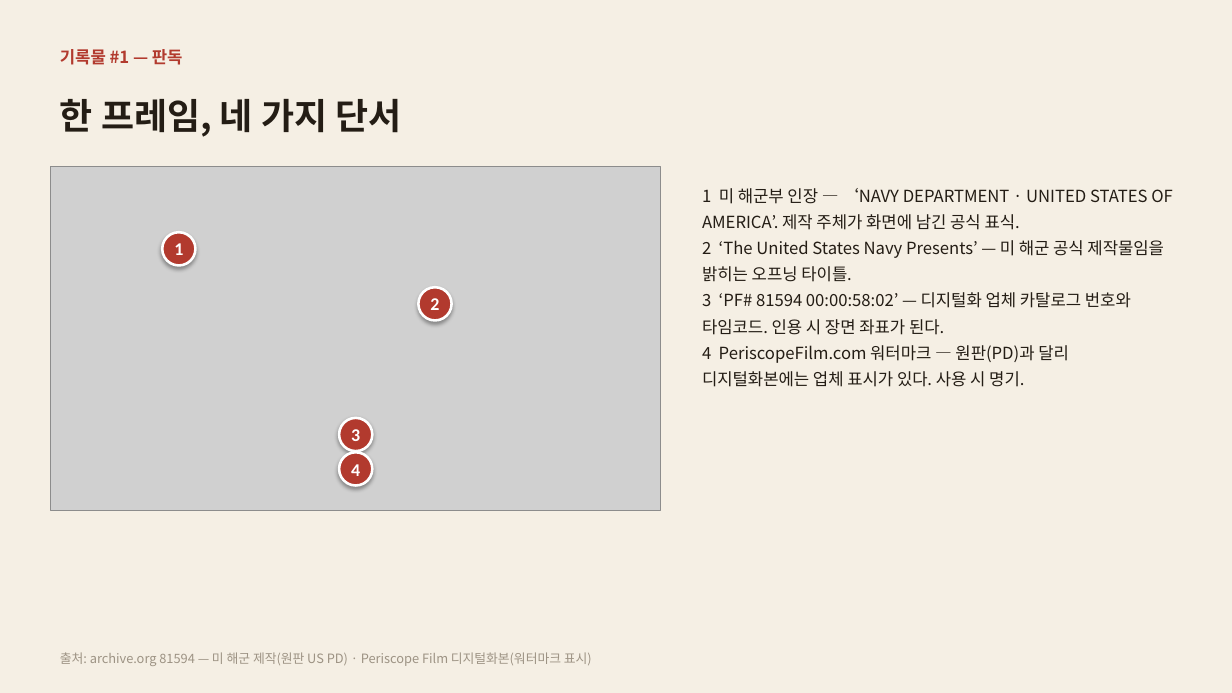
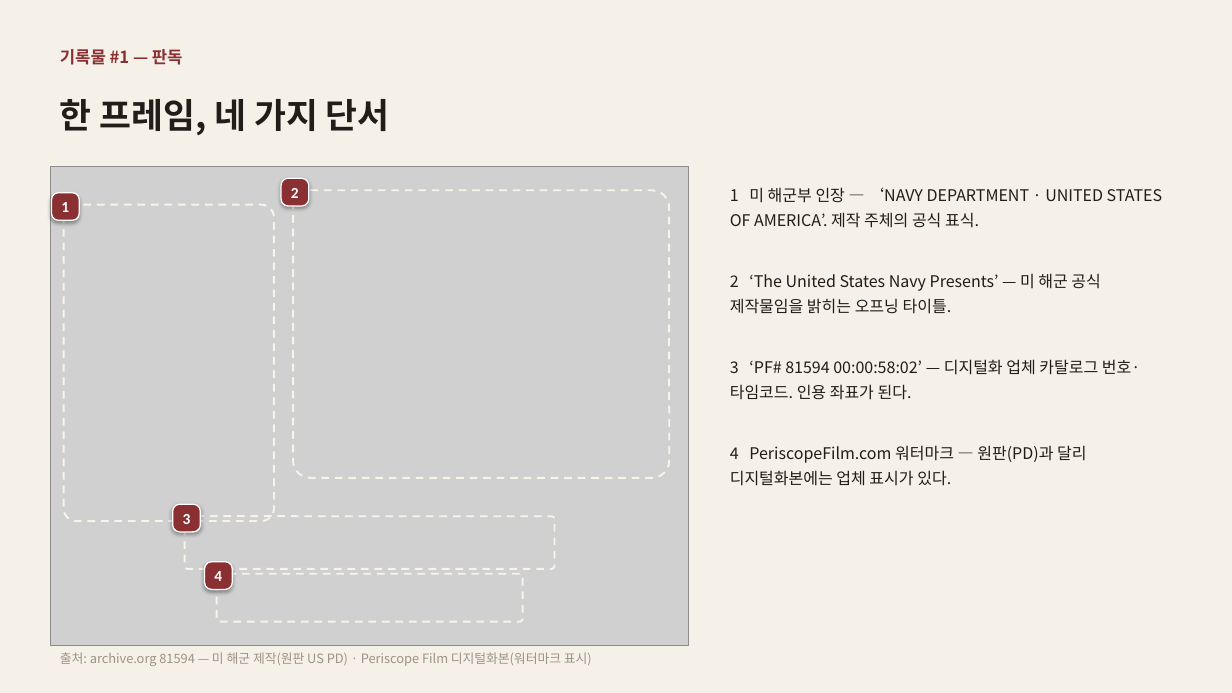
Before and after one commit to changgi/korea-archive-marketplace, a slide deck: slide 3 of docs/pptx/chosin_annotate_1950.pptx. Drawn at 1232x693 pixels with LibreOffice and Linux fonts; fonts in the diff are those of the drawing; grey boxes stand for pictures. Boxes give left, top, right and bottom in pixels: in the first picture for what was removed or moved away, otherwise in the second. Text is boxed around its words. In the diff, an @@ line names an element or a change of style, - is before the commit and + after.

```diff
--- a/docs/pptx/chosin_annotate_1950.pptx
+++ b/docs/pptx/chosin_annotate_1950.pptx
@@ background #F5EFE4 to #F5F1E8 @@
@@ text "기록물 #1 — 판독" at [60, 49, 183, 65]: text colour #B23A2E to #8A3033 @@
@@ text "한 프레임, 네 가지 단서" at [60, 99, 390, 135]: size 28 to 27 pt, text colour #241D15 to #211D18 @@
@@ picture: place and size @@
-picture at [51, 166, 661, 510]
+picture at [51, 166, 689, 646]
@@ rounded rectangle "2": place and size @@
-rounded rectangle "2" at [419, 287, 452, 321]
+rounded rectangle "2" at [281, 178, 309, 206]
@@ text "1 미 해군부 인장 — ...": place and size @@
-text "1 미 해군부 인장 — ..." at [702, 188, 1173, 387]
+text "1 미 해군부 인장 — ..." at [730, 187, 1162, 486]
@@ rounded rectangle "1": place and size @@
-rounded rectangle "1" at [163, 232, 196, 265]
+rounded rectangle "1" at [52, 193, 79, 221]
@@ rounded rectangle added at [64, 205, 274, 521], outline #F8F4EA 1.5 pt dashed @@
@@ rounded rectangle added at [293, 190, 669, 478], outline #F8F4EA 1.5 pt dashed @@
@@ text at [730, 187, 1162, 228]: text changed; size 13 to 12.5 pt; text colour #241D15 to #211D18 @@
-1 미 해군부 인장 — ‘NAVY DEPARTMENT · UNITED STATES OF AMERICA’. 제작 주체가 화면에 남긴 공식 표식.
+1 미 해군부 인장 — ‘NAVY DEPARTMENT · UNITED STATES OF AMERICA’. 제작 주체의 공식 표식.
@@ text at [730, 273, 1100, 314]: size 13 to 12.5 pt, text colour #241D15 to #211D18 in "2 ‘The United States Navy Presents’ — ..." @@
@@ text at [730, 359, 1141, 486]: text changed; size 13 to 12.5 pt; text colour #241D15 to #211D18 @@
-3 ‘PF# 81594 00:00:58:02’ — 디지털화 업체 카탈로그 번호와 타임코드. 인용 시 장면 좌표가 된다.
-4 PeriscopeFilm.com 워터마크 — 원판(PD)과 달리 디지털화본에는 업체 표시가 있다. 사용 시 명기.
+3 ‘PF# 81594 00:00:58:02’ — 디지털화 업체 카탈로그 번호·타임코드. 인용 좌표가 된다.
+4 PeriscopeFilm.com 워터마크 — 원판(PD)과 달리 디지털화본에는 업체 표시가 있다.
@@ rounded rectangle "3": place and size @@
-rounded rectangle "3" at [339, 418, 372, 451]
+rounded rectangle "3" at [173, 505, 201, 532]
@@ rounded rectangle added at [185, 517, 555, 569], outline #F8F4EA 1.5 pt dashed @@
@@ size 14 to 12 pt; ellipse to rounded rectangle; fill #B23A2E to #8A3033; outline #FFFFFF 2 pt to #FFFFFF 1 pt in 4 elements at [52, 193, 79, 221], [281, 178, 309, 206], [173, 505, 201, 532], [204, 562, 232, 590] @@
@@ rounded rectangle "4": place and size @@
-rounded rectangle "4" at [339, 453, 372, 486]
+rounded rectangle "4" at [204, 562, 232, 590]
@@ rounded rectangle added at [216, 574, 522, 622], outline #F8F4EA 1.5 pt dashed @@
```
Also in this commit, not shown: 3 other slides changed, 2 other files.
